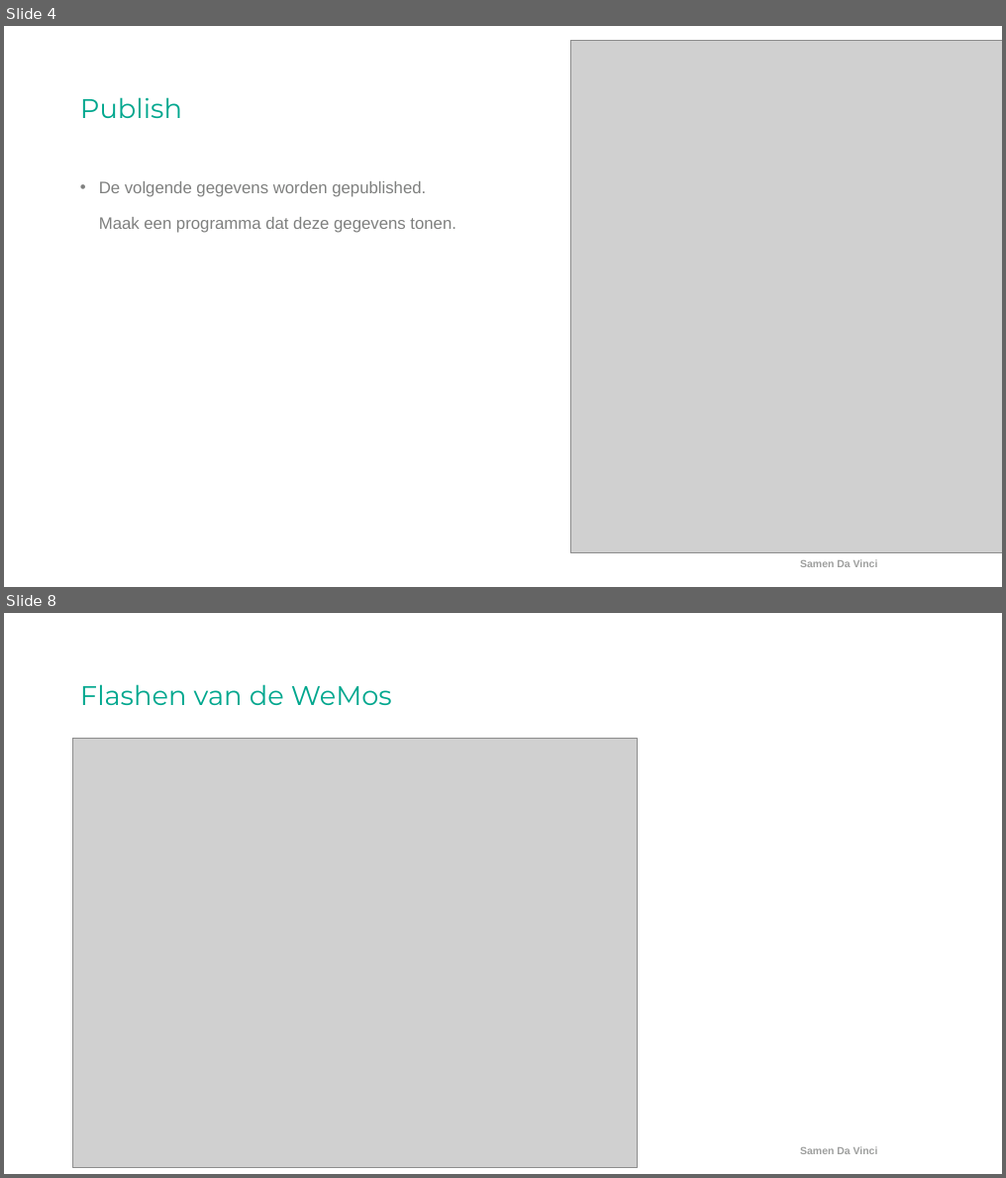
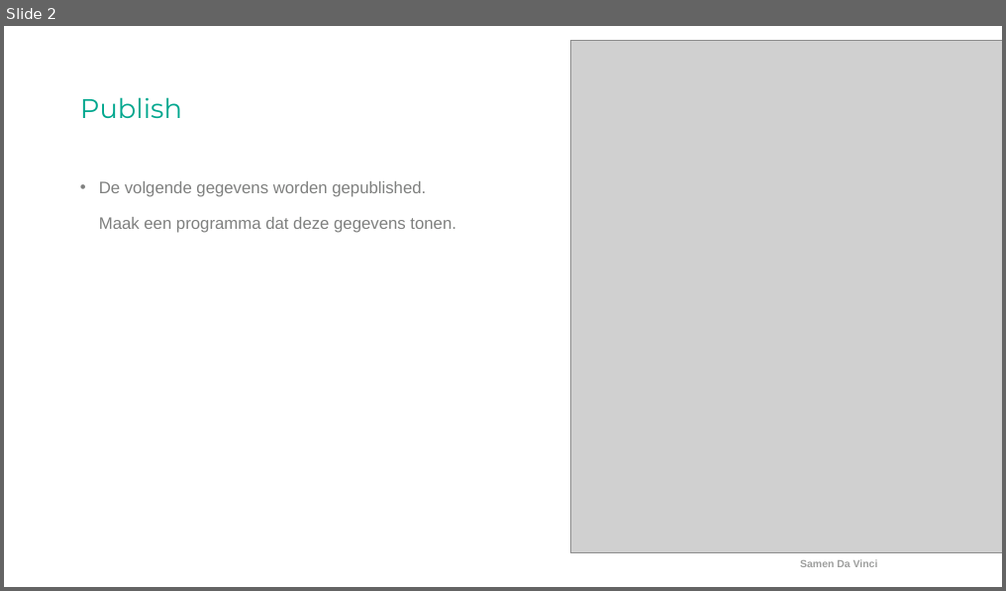
Before and after one commit to ArjanKam/Onderwijs, a slide deck: L03P01 - Smart Technology - microPython 3 - Github, Organiseren en MQTT/Hst 10 - microPython MQTT_Subscriber.pptx. Shown one above the other, each under a label of ours: slides 4 and 8 before the commit, slide 2 after it; the slides between them are not shown. The pictures are 1006x1178 and 1006x591 pixels, drawn with LibreOffice and Linux fonts; fonts in the diff are those of the drawing; grey boxes stand for pictures; background and template pictures are left out. Boxes give left, top, right and bottom in pixels: in the first picture for what was removed or moved away, otherwise in the second. Text is boxed around its words. In the diff, an @@ line names an element or a change of style, - is before the commit and + after.

```diff
--- a/L03P01 - Smart Technology - microPython 3 - Github, Organiseren en MQTT/Hst 10 - microPython MQTT_Subscriber.pptx
+++ b/L03P01 - Smart Technology - microPython 3 - Github, Organiseren en MQTT/Hst 10 - microPython MQTT_Subscriber.pptx
@@ slide 8 removed at (x1=4, y1=613, x2=1002, y2=1174), background picture (left out); not listed: 1 template element that a slide beside it also shows @@
@@ title removed at (x1=80, y1=684, x2=392, y2=705) @@
-Flashen van de WeMos
@@ picture removed at (x1=72, y1=739, x2=638, y2=1168) @@
@@ what was slide 4 is now slide 2 @@
```
Also in this commit, not shown: 2 slides changed, 6 other slides removed, 9 other files.
